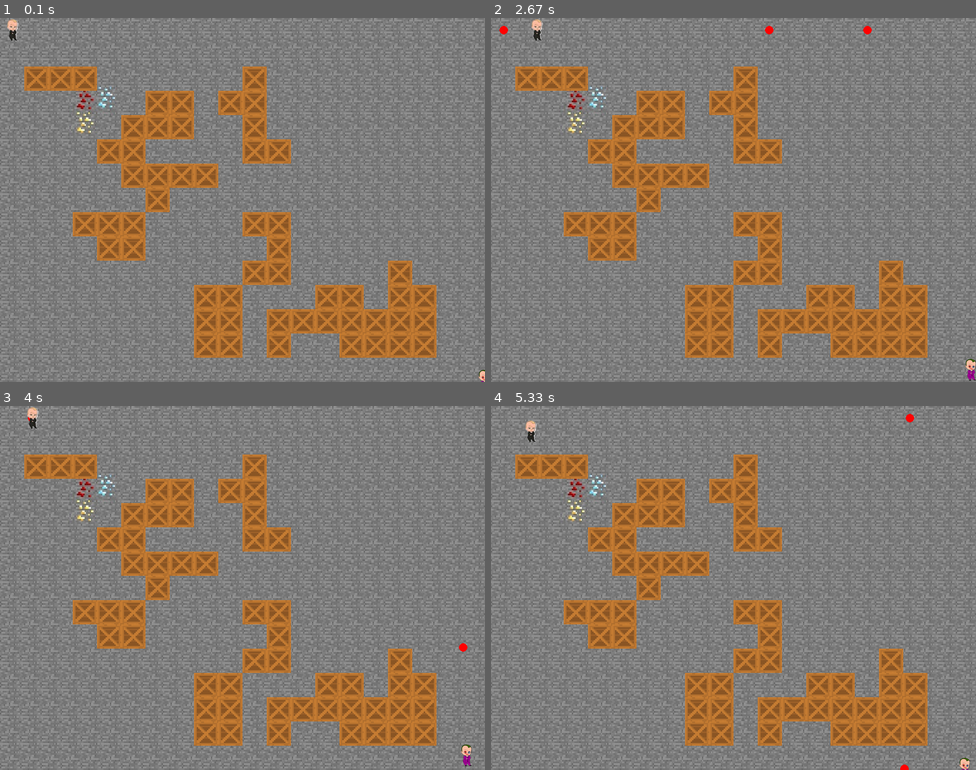
Above: before the commit, frames 1-4 (two rows, left to right).
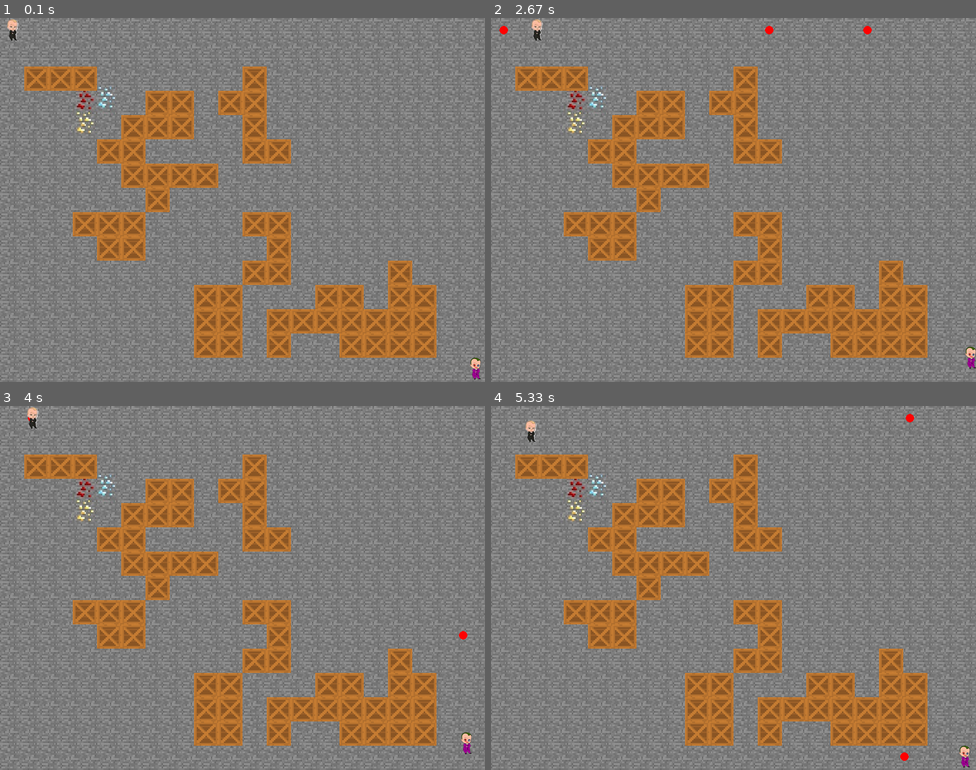
Above: after the commit, the same moments.

Repository: Pahtll/PyGameProjectDec2023
Game: pygame game, started from main.py
Two runs of this game, one before a commit and one after it. Both use one fixed random seed, a clock stepped at 60 frames per second and the inputs below.
Inputs (mouse positions are in pixels of both pictures, inside the frame that each line leads up to):
- Up to frame 1 (0.1 s): no input
- Up to frame 2 (2.67 s): hold D 0.33-0.8 s; hold Right 0.33-0.8 s; move the mouse to (714, 214) at 0.37 s; hold Right 0.83-1.3 s; hold D 0.83-1.3 s; move the mouse to (888, 189) at 0.87 s; tap Space at 0.9, 1.2, 1.4, 1.73, 2.03, 2.23, 2.53 s; tap Right Ctrl at 0.98, 2.32 s; hold Up 1.33-1.63 s; hold W 1.33-1.63 s; move the mouse to (617, 203) at 1.37 s; hold Right 1.67-2.13 s; hold D 1.67-2.13 s; move the mouse to (583, 145) at 1.7 s; hold Left from 2.17 s (still down); hold A from 2.17 s (still down); move the mouse to (806, 72) at 2.2 s
- Up to frame 3 (4 s): release Left at 2.7 s; release A at 2.7 s; hold Down 2.73-3.03 s; hold S 2.73-3.03 s; move the mouse to (300, 620) at 2.77 s; tap Space at 2.8, 3.13, 3.43, 3.57, 3.97 s; hold Left 3.07-3.47 s; hold A 3.07-3.47 s; move the mouse to (252, 464) at 3.1 s; hold Up 3.5-3.87 s; hold W 3.5-3.87 s; move the mouse to (126, 515) at 3.53 s; tap Right Ctrl at 3.65 s; hold Right from 3.9 s (still down); hold D from 3.9 s (still down); move the mouse to (67, 577) at 3.93 s
- Up to frame 4 (5.33 s): tap Space at 4.27, 4.63, 5.03 s; release Right at 4.53 s; release D at 4.53 s; hold Down 4.57-4.93 s; hold S 4.57-4.93 s; move the mouse to (738, 624) at 4.6 s; hold Left from 4.97 s (still down); hold A from 4.97 s (still down); move the mouse to (733, 631) at 5 s; tap Right Ctrl at 5.12 s

The runs differ from the first frame. In frame 1, 0.1% of the frame differs, in the area x 96-100%, y 93-100%; in frame 2, 0.2%; in frame 3, 0.2%, in the area x 94-98%, y 61-99%; in frame 4, 0.2%.

Commit message:
Косметические изменения
Исправлены аннотации, комментарии. Добавлены новые.

Co-Authored-By: haieheis <152368849+haieheis@users.noreply.github.com>

Diff:
--- a/background.py
+++ b/background.py
@@ -1,10 +1,10 @@
+"""Создание заднего фона игры"""
 import random, pygame as pg
 
 
 def create_background():
-    """
-    Случайная генерация заднего фона.
-    """
+    """Случайная генерация заднего фона."""
+
     randomNumber = random.randint(0, 10)
 
     if randomNumber == 10:
--- a/controls.py
+++ b/controls.py
@@ -1,6 +1,13 @@
+"""Создание сложности"""
 import tank, field
 
 def set_difficulty(range):
+    """
+    Установка сложности. Уровни сложности:
+    1- ничего не меняется
+    2 - изменение хп
+    3 - изменение хп, скорости танка, пули
+    """
     match range:
         case 1:
             tank.Tank.speed = 1
--- a/field.py
+++ b/field.py
@@ -4,9 +4,7 @@
 import pygame.sprite as pgsp
 
 class Box(pgsp.Sprite):
-    """
-    Коробки - это объекты, из которых строится карта. Их можно разрушить. Они имеют определённое количество hp.
-    """
+    """Коробки - это объекты, из которых строится карта. Их можно разрушить. Они имеют определённое количество hp."""
 
     hp = 150
 
@@ -97,9 +95,8 @@
                 self.list_of_coordinates.add((x, y))
 
     def duplicate_screen(self, screen):
-        """
-        Функция для перерисовки того же самого поля. Фиксированное поле.
-        """
+        """Функция для перерисовки того же самого поля. Фиксированное поле."""
+
         for box in self.boxes.sprites():
             # Передаем в параметры ф-ии текстурку и хитбокс
             # Rect - это прямоугольник, который обозначает границы спрайта
--- a/main.py
+++ b/main.py
@@ -23,7 +23,7 @@
 
 # Тестовое создание танка
 tank_topleft = tank.TankTopLeft(screen, 0, 0)
-tank_bottomright = tank.TankBottomRight(screen, 778, 578)
+tank_bottomright = tank.TankBottomRight(screen, 764, 558)
 
 # Установка сложности игры // Оставляйте 1 пока что
 controls.set_difficulty(1)
@@ -52,7 +52,7 @@
     # Создание поля из коробок каждый раз по новой
     field_of_boxes.duplicate_screen(screen)
 
-    # Объекту tank_topleft передаются набор пулек и коробок
+    # Объектам tank_topleft и tank_bottomright передаются набор пуль и коробок
     tank_topleft.shot(bullets, boxes)
     tank_bottomright.shot(bullets, boxes)
 
@@ -60,7 +60,7 @@
     tank_topleft.update()
     tank_bottomright.update()
 
-    # Объекту tank_topleft передается список [(x, y), (x1, y1), ...] с содержанием координат коробок
+    # Объектам tank_topleft и tank_bottomright передается список [(x, y), (x1, y1), ...] с содержанием координат коробок
     tank_topleft.get_boxes_coordinates([class_instance.coordinates for class_instance in field_of_boxes.boxes])
     tank_bottomright.get_boxes_coordinates([class_instance.coordinates for class_instance in field_of_boxes.boxes])
 
--- a/menu.py
+++ b/menu.py
@@ -27,15 +27,16 @@
         self.font_color = self.color
 
         """
-        State отвечает за состояние кнопки. всего есть 3 состояния: normal - обычное, когда ничего не происходит
-        hover - когда пользователь наводится на кнопку но не нажимает. pressed - когда пользователь нажал на кнопку
+        State отвечает за состояние кнопки. Всего есть 3 состояния:
+        normal - обычное, когда ничего не происходит
+        hover - когда пользователь наводится на кнопку но не нажимает.
+        pressed - когда пользователь нажал на кнопку
         """
         self.state = 'normal'
 
     def draw(self):
-        """
-        Функция выводит кнопку на экран
-        """
+        """Функция выводит кнопку на экран."""
+
         pg.draw.rect(self.screen, self.color, self.rect, 10)
         text = self.font.render(self.text, True, self.font_color)
         position = text.get_rect(center=self.rect.center)
@@ -46,6 +47,7 @@
         Функция update проверяет, совершались ли в этот кадр какие-либо действия с кнопкой. Если совершались,
         то обновляет её состояние.
         """
+
         if event.type == pg.MOUSEMOTION:
 
             # Пользователь двинул мышкой и координаты этого движения пришлись на кнопку, то изменить её состояние на hover
@@ -84,9 +86,8 @@
         self.is_opened = False
 
     def draw(self):
-        """
-        Рисует кнопки, если меню открыто
-        """
+        """Рисует кнопки, если меню открыто."""
+
         if self.is_opened:
             self.button_resume.draw()
             self.button_exit.draw()
@@ -96,6 +97,7 @@
         Открывает меню и обновляет кнопки, если клавиша escape нажата. Функция возвращает True, если кнопка
         выход не была нажата и False в противном случае. Затем это значение передаётся в переменную running.
         """
+
         if event.type == pg.KEYDOWN:
             if event.key == pg.K_ESCAPE:
                 self.is_opened = not self.is_opened
--- a/tank.py
+++ b/tank.py
@@ -1,18 +1,16 @@
-"""Таня, танчик или просто Т-34."""
+"""Создание танка"""
 import pygame as pg
 import pygame.sprite
 import field
-#from abc import ABC, abstractmethod
-#Закоментировал импорт, который пока не пригодился.
 
 class Bullet(pg.sprite.Sprite):
-    """Создаём пулю, которая является спрайтом"""
+    """Создаём пулю, которая является спрайтом."""
 
     speed = 5
     damage = 50
 
     def __init__(self, screen, tank, team):
-        """Создаём пулю в позиции танка"""
+        """Создаём пулю в позиции танка."""
         super(Bullet, self).__init__()
         self.screen = screen
         self.rect = pg.Rect(tank.rect.centerx, tank.rect.centery, 7, 7)
@@ -29,7 +27,7 @@
         self.y = float(self.rect.y)
 
     def update(self, tank):
-        """Перемещение пули. Если танк смотрит вправо, то пуля летит вправо и тд"""
+        """Перемещение пули. Если танк смотрит вправо, то пуля летит вправо и тд."""
 
         if self.direction == 'right':
             self.x += self.speed
@@ -47,7 +45,7 @@
         self.rect.y = self.y
 
     def draw_bullet(self):
-        """Отрисовка пули. Пока что пуля это тупо красный шарик"""
+        """Отрисовка пули. Пока что пуля это тупо красный шарик."""
         pg.draw.circle(self.screen, self.color, self.rect.center, 7)
 
 class Tank(pg.sprite.Sprite):
@@ -61,7 +59,6 @@
         self.screen = screen
         self.WIDTH = 20
         self.HEIGHT = 20
-        #self.surf = pg.Surface((self.WIDTH, self.HEIGHT))
         self.rect = self.surf.get_rect()
         self.x = x
         self.y = y
@@ -81,7 +78,6 @@
 
         Во втором цикле мы пробегаемся по коробкам из группы спрайтов коробок.
         Проверяем касается ли пуля хитбокса коробки, если касается, то возвращает True.
-        Если
         """
 
         for bullet in bullets.sprites():
@@ -108,9 +104,7 @@
                     boxes.remove(box)
 
     def update(self):
-        """
-        Перерисовываем танк на экране.
-        """
+        """Перерисовываем танк на экране."""
         self.screen.blit(self.surf, self.rect)
 
     def die(self):
@@ -118,19 +112,17 @@
         pass
 
 class TankTopLeft(Tank):
-    """
-    Отвечает за верхний левый танк (управление на WASD, стрельба не пробел)
-    """
+    """Отвечает за верхний левый танк (управление на WASD, стрельба не пробел)"""
     def __init__(self, screen, x, y):
         self.surf = pg.image.load('images/tank1.png')
         super().__init__(screen, x, y)
+
         # direction - направление ствола танка
         self.direction = 'down'
-        #self.surf.fill((0, 255, 0))
 
     def move(self, keys, boxes):
         """Танк перемещается в одном их 4х направлений."""
-        # Изменяем координаты по дельте
+
         if keys[pg.K_d]:
             if (self.x < 800 and all((not(x <= self.x + self.WIDTH <= x + 40)) or ((x <= self.x + self.WIDTH <= x + 40)
                 and (not(y < self.y + self.HEIGHT < y + 40)) and (not(y < self.y < y + 40)))
@@ -176,50 +168,41 @@
 
 
 class TankBottomRight(Tank):
-    """
-    Отвечает за нижний правый танк (управление на стрелочки, стрельба на правый контрол)
-    """
+    """Отвечает за нижний правый танк (управление на стрелочки, стрельба на правый контрол."""
     def __init__(self, screen, x, y):
         self.surf = pg.image.load('images/tank2.png')
         super().__init__(screen, x, y)
+
         # direction - направление ствола танка
         self.direction = 'up'
-        #self.surf.fill((255, 0, 0))
 
     def move(self, keys, boxes):
         """Танк перемещается в одном их 4х направлений."""
-        # Изменяем координаты по дельте
-        """Танк перемещается в одном их 4х направлений."""
-        # Изменяем координаты по дельте
+
         if keys[pg.K_RIGHT]:
             if (self.x < 800 and all((not (x <= self.x + self.WIDTH <= x + 40)) or ((x <= self.x + self.WIDTH <= x + 40)
-                                                                                    and (not (
-                            y < self.y + self.HEIGHT < y + 40)) and (not (y < self.y < y + 40)))
+                and (not (y < self.y + self.HEIGHT < y + 40)) and (not (y < self.y < y + 40)))
                                      for x, y in self.boxes_coordinates)):
                 self.x += self.speed
             self.direction = 'right'
 
         elif keys[pg.K_LEFT]:
-            if (self.x > 0 and all((not (x <= self.x <= x + 40)) or ((x <= self.x <= x + 40
-                                                                      and (
-                                                                      not (y < self.y + self.HEIGHT < y + 40))) and (
-                                                                     not (y < self.y < y + 40)))
+            if (self.x > 0 and all((not (x <= self.x <= x + 40)) or ((x <= self.x <= x + 40 and
+                  (not (y < self.y + self.HEIGHT < y + 40))) and (not (y < self.y < y + 40)))
                                    for x, y in self.boxes_coordinates)):
                 self.x -= self.speed
             self.direction = 'left'
 
         elif keys[pg.K_DOWN]:
             if (self.y < 600 and all((not (y <= self.y + self.HEIGHT <= y + 40)) or (y <= self.y + self.HEIGHT <= y + 40
-                                                                                     and (not (
-                            x < self.x + self.WIDTH < x + 40)) and (not (x < self.x < x + 40)))
+                    and (not (x < self.x + self.WIDTH < x + 40)) and (not (x < self.x < x + 40)))
                                      for x, y in self.boxes_coordinates)):
                 self.y += self.speed
             self.direction = 'down'
 
         elif keys[pg.K_UP]:
-            if (self.y > 0 and all((not (y <= self.y <= y + 40)) or (y <= self.y <= y + 40
-                                                                     and (not (x < self.x + self.WIDTH < x + 40)) and (
-                                                                     not (x < self.x < x + 40)))
+            if (self.y > 0 and all((not (y <= self.y <= y + 40)) or (y <= self.y <= y + 40 and
+                (not (x < self.x + self.WIDTH < x + 40)) and (not (x < self.x < x + 40)))
                                    for x, y in self.boxes_coordinates)):
                 self.y -= self.speed
             self.direction = 'up'
